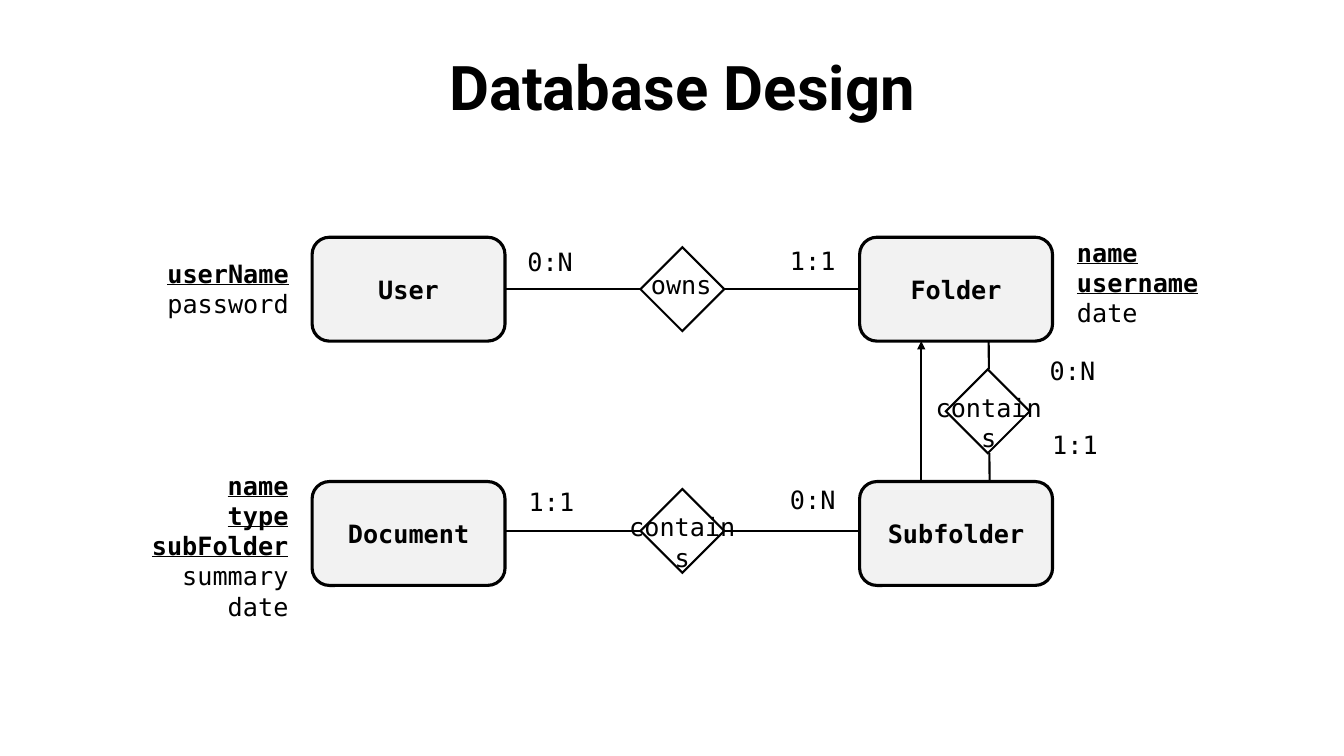
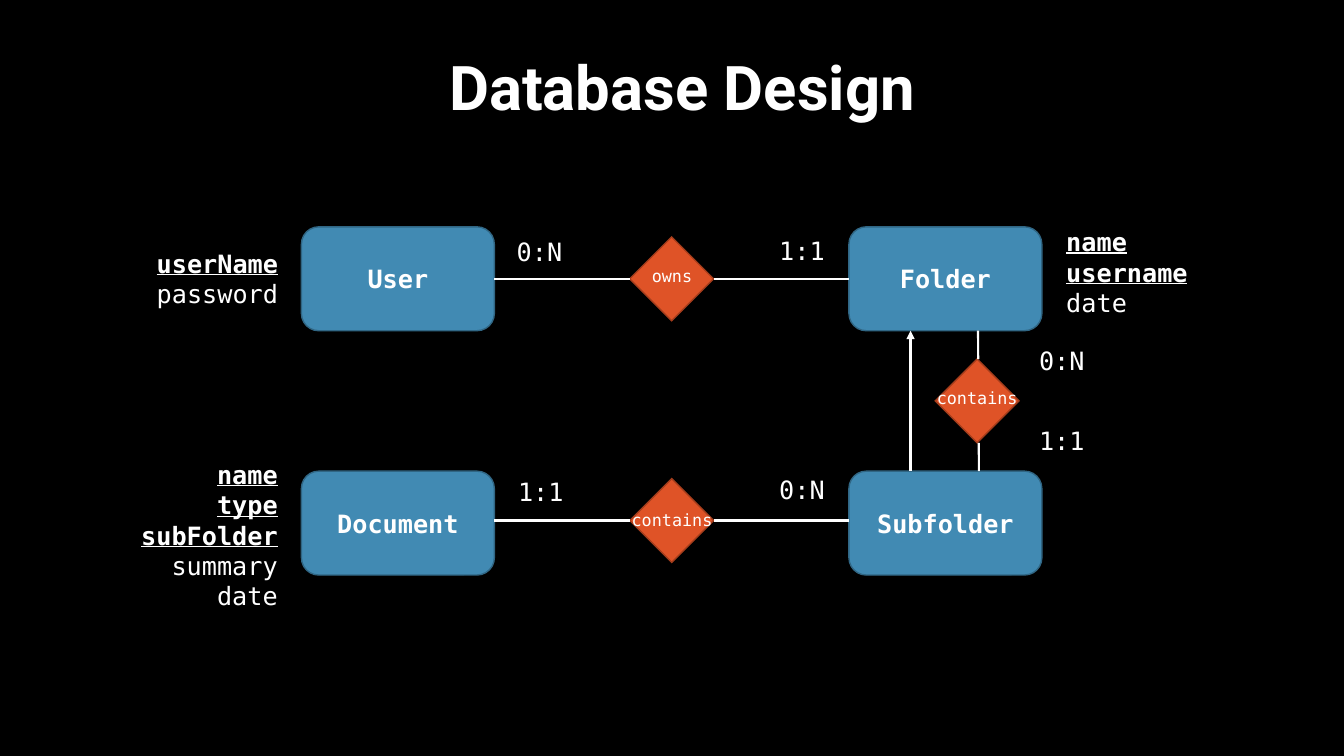
Before and after one commit to lorenzofranze/TIW2022-DocumentManager, a slide deck: slide 5 of deliveries/documentManager.pptx. Drawn at 1344x756 pixels with LibreOffice and Linux fonts; fonts in the diff are those of the drawing. Boxes give left, top, right and bottom in pixels: in the first picture for what was removed or moved away, otherwise in the second. Text is boxed around its words. In the diff, an @@ line names an element or a change of style, - is before the commit and + after.

```diff
--- a/deliveries/documentManager.pptx
+++ b/deliveries/documentManager.pptx
@@ background #FFFFFF to #000000 @@
@@ text colour #000000 to #FFFFFF in 10 elements at box(449, 63, 915, 123), box(1039, 431, 1085, 450), box(1039, 351, 1085, 371), box(1066, 237, 1187, 313), box(141, 470, 278, 606), box(779, 480, 825, 500), box(518, 482, 564, 501), box(517, 242, 563, 262), box(157, 254, 278, 309), box(779, 241, 825, 260) @@
@@ line (630, 279) - (494, 279): stroke #000000 1.5 pt to #FFFFFF 1.5 pt @@
@@ line (849, 279) - (714, 279): stroke #000000 1.5 pt to #FFFFFF 1.5 pt @@
@@ arrow (910, 471) - (910, 331): stroke #000000 1.5 pt to #FFFFFF 1.5 pt @@
@@ fill #FFFFFF to #DF5327; outline #000000 1.5 pt to #A53D1D 1 pt in 3 elements at box(630, 237, 714, 321), box(630, 479, 714, 563), box(936, 359, 1019, 443) @@
@@ 8 texts, 6 lines, 4 rounded rectangles, 3 diamonds, 1 arrow: place and size @@
-8 texts, 6 lines, 4 rounded rectangles, 3 diamonds, 1 arrow at box(152, 237, 1198, 617)
+8 texts, 6 lines, 4 rounded rectangles, 3 diamonds, 1 arrow at box(141, 227, 1187, 606)
@@ line (978, 359) - (978, 331): stroke #000000 1.5 pt to #FFFFFF 1.5 pt @@
@@ size 18 to 12 pt, text colour #000000 to #FFFFFF in 3 elements at box(652, 272, 692, 283), box(632, 513, 713, 531), box(937, 391, 1018, 409) @@
@@ text "contains": place and size @@
-text "contains" at box(922, 387, 1057, 433)
+text "contains" at box(937, 391, 1018, 409)
@@ line (979, 471) - (979, 443): stroke #000000 1.5 pt to #FFFFFF 1.5 pt @@
@@ text "1:1": place and size @@
-text "1:1" at box(1052, 435, 1098, 454)
+text "1:1" at box(1039, 431, 1085, 450)
@@ text colour #000000 to #FFFFFF; fill #F2F2F2 to #418AB3; outline #000000 2.25 pt to #306684 1 pt in 4 elements at box(301, 227, 494, 331), box(849, 227, 1042, 331), box(301, 471, 494, 575), box(849, 471, 1042, 575) @@
@@ text "contains": place and size @@
-text "contains" at box(615, 507, 750, 553)
+text "contains" at box(632, 513, 713, 531)
@@ line (630, 520) - (495, 520): stroke #000000 1.5 pt to #FFFFFF 1.5 pt @@
@@ line (849, 520) - (714, 520): stroke #000000 1.5 pt to #FFFFFF 1.5 pt @@
```
Also in this commit, not shown: 17 other slides changed, 6 slides added, 7 slides removed.
